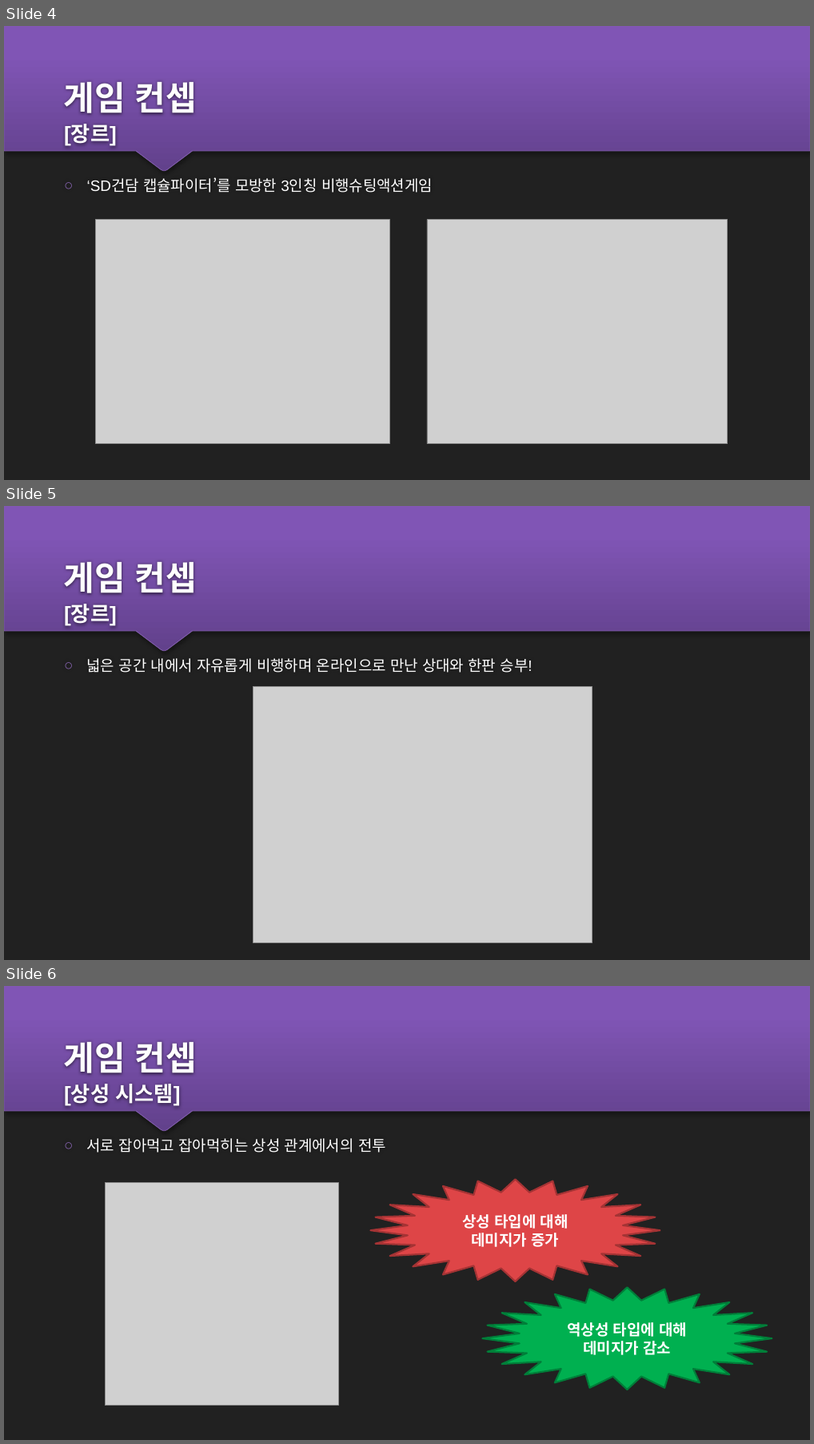
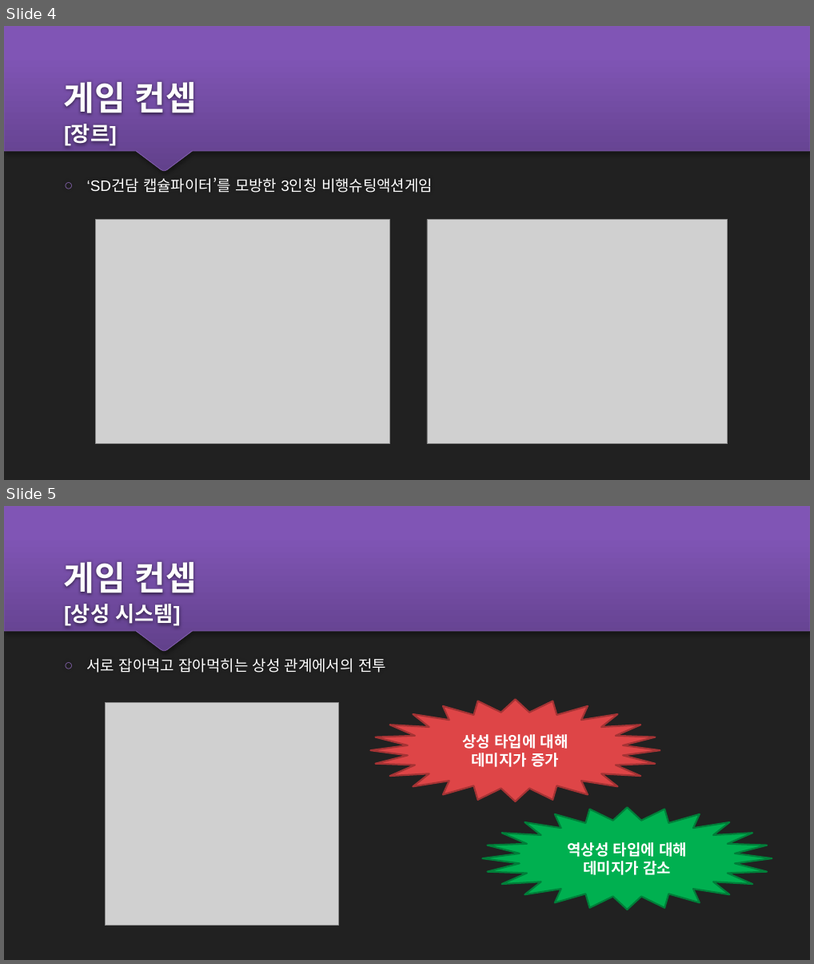
Before and after one commit to GogleEarth/Pills-Fighter, a slide deck: design/알약전사_발표ppt.pptx. Shown one above the other, each under a label of ours: slides 4, 5 and 6 before the commit, slides 4 and 5 after it. The pictures are 814x1444 and 814x964 pixels, drawn with LibreOffice and Linux fonts; fonts in the diff are those of the drawing; grey boxes stand for pictures. Boxes give left, top, right and bottom in pixels: in the first picture for what was removed or moved away, otherwise in the second. Text is boxed around its words. In the diff, an @@ line names an element or a change of style, - is before the commit and + after.

```diff
--- a/design/알약전사_발표ppt.pptx
+++ b/design/알약전사_발표ppt.pptx
@@ slide 5 removed at [4, 506, 810, 960], background #212121; not listed: 1 template element that a slide beside it also shows @@
@@ title removed at [64, 562, 196, 595] @@
-게임 컨셉
@@ text removed at [64, 604, 117, 625] @@
-[장르]
@@ text removed at [87, 658, 533, 672] @@
-○ 넓은 공간 내에서 자유롭게 비행하며 온라인으로 만난 상대와 한판 승부!
@@ picture removed at [254, 686, 592, 942] @@
@@ what was slide 6 is now slide 5 @@
```
Also in this commit, not shown: 5 slides changed, 1 other slide removed, 3 other files.
